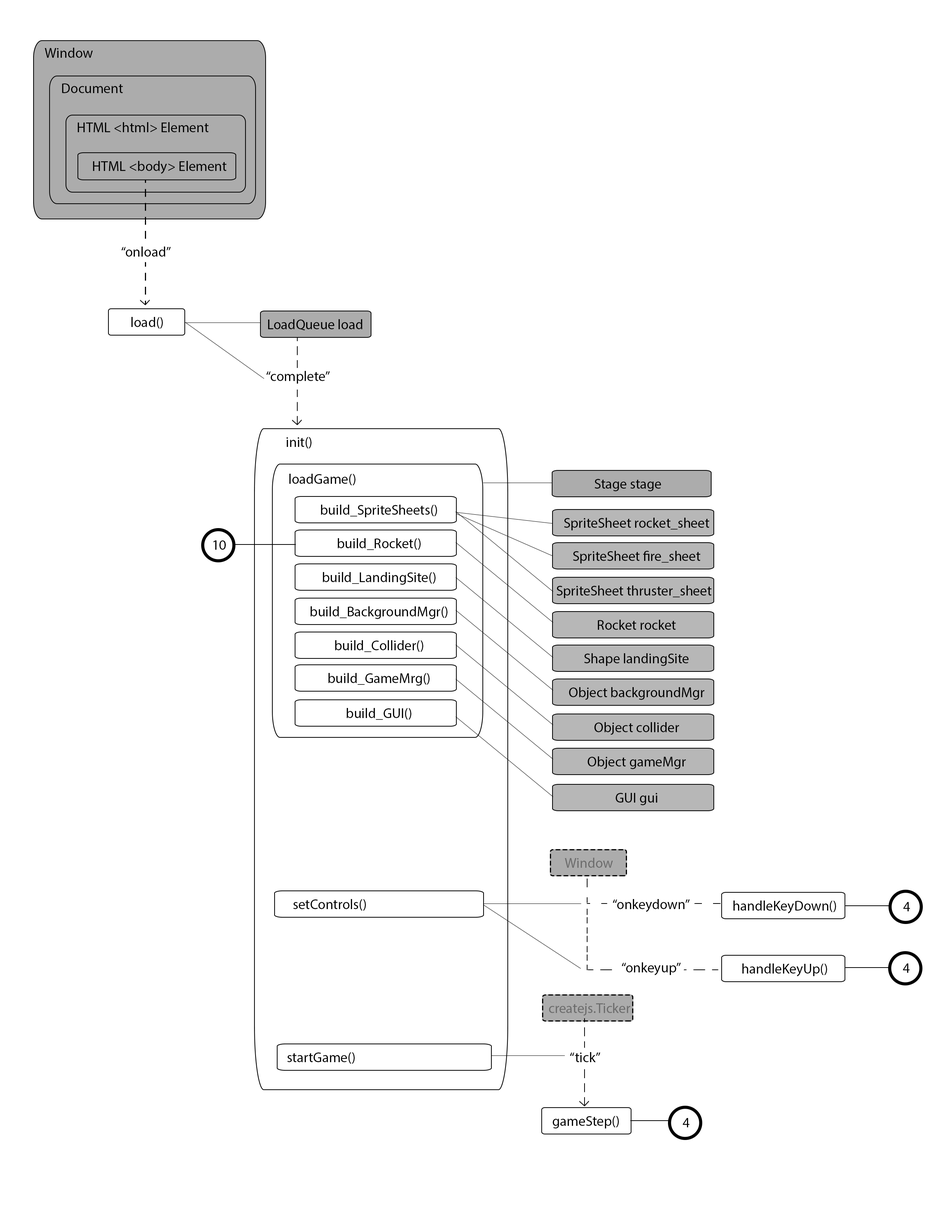
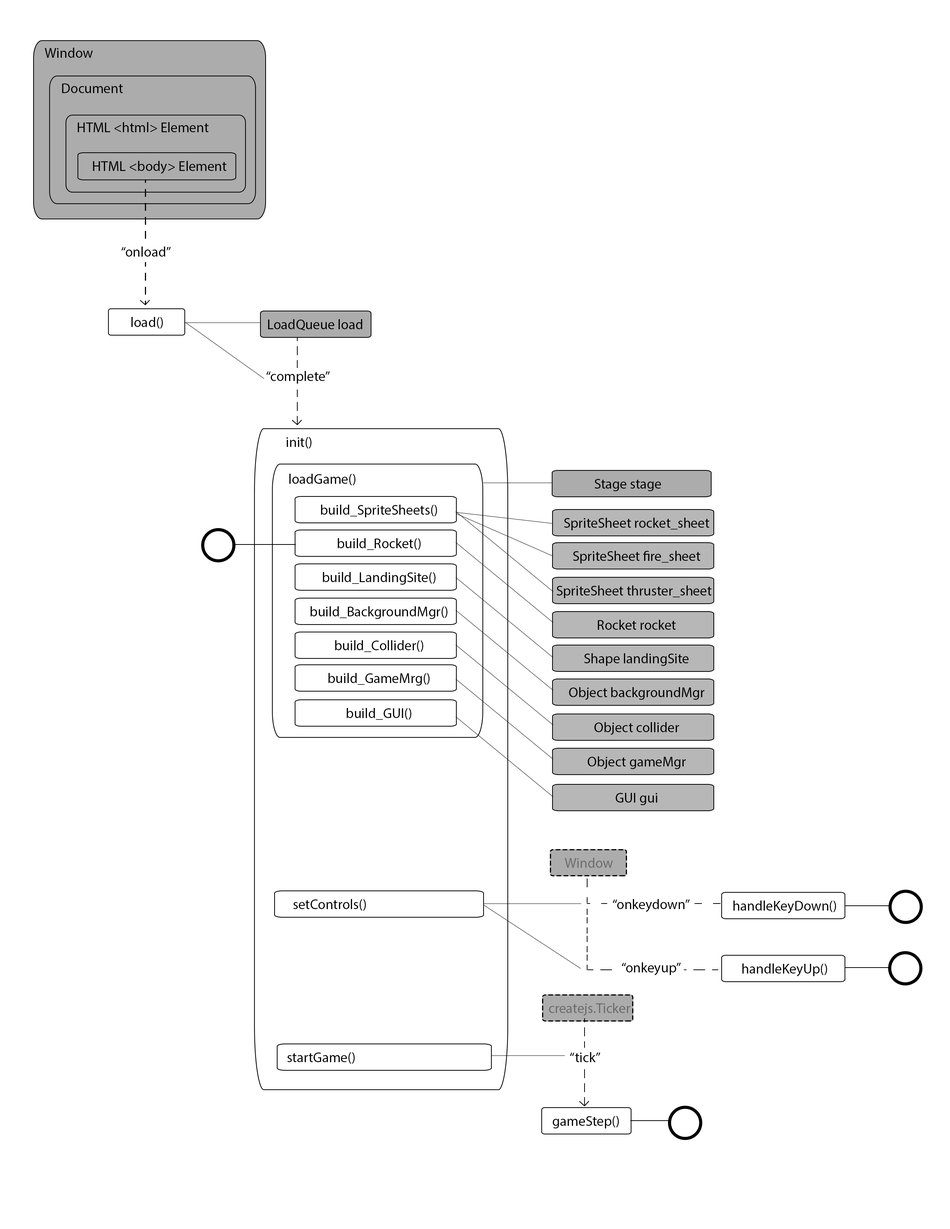
Layer changes from the first w=950, h=1229 image to the second:
hid "4" (1st of 3, in "Page 2 copy 2") over (682, 1118, 690, 1128)
hid "10" over (213, 540, 226, 550)
hid "4" (2nd of 3, in "Page 2 copy") over (902, 902, 911, 912)
hid "4" (3rd of 3, in "Page 2") over (902, 963, 910, 974)
